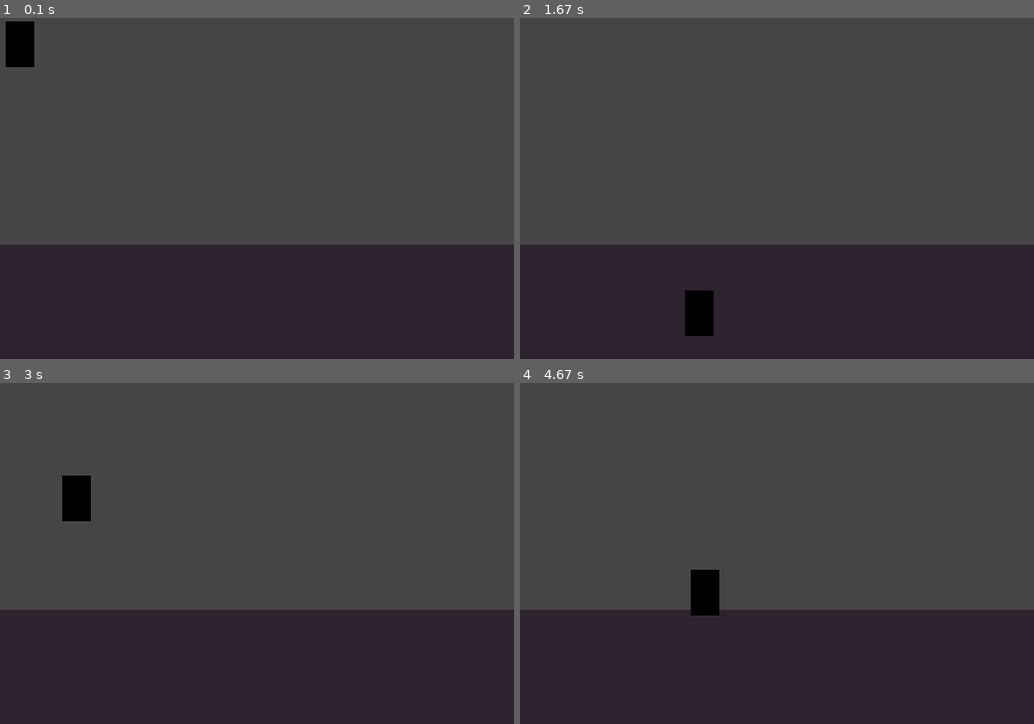
Above: before the commit, frames 1-4 (two rows, left to right).
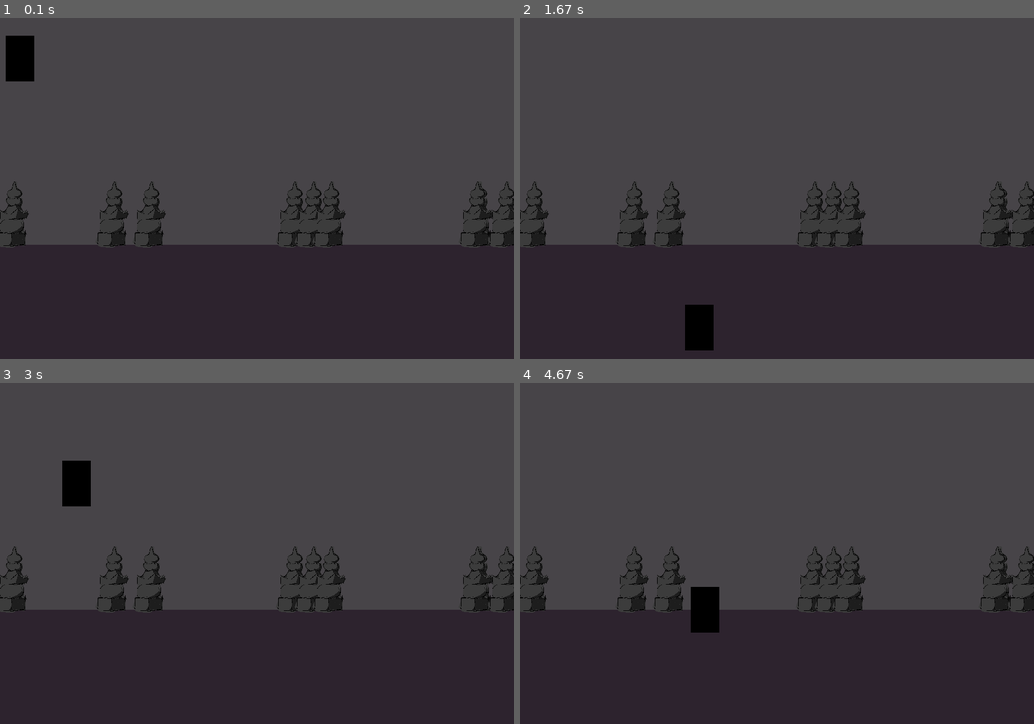
Above: after the commit, the same moments.

Repository: Lekitio/Pygame-first-game
Game: pygame game, started from main tutorial.py
The game is run twice, just before and just after one commit, with the same random seed, the same clock (stepped at 60 frames per second) and the same inputs.
Inputs:
- Up to frame 1 (0.1 s): no input
- Up to frame 2 (1.67 s): tap Space at 0.33 s; hold Right 0.67-1.13 s; hold Right 1.17-1.63 s
- Up to frame 3 (3 s): hold Left 1.67-2.2 s; hold Left 2.23-2.63 s; hold Right from 2.67 s (still down)
- Up to frame 4 (4.67 s): release Right at 3.3 s; hold Left 3.33-3.8 s; hold Right 3.83-4.3 s; hold Right from 4.33 s (still down)

The runs differ from the first frame. In frame 1, 2.4% of the frame differs, in the area x 0-100%, y 1-68%; in frame 2, 2.4%; in frame 3, 2.4%; in frame 4, 2.5%, in the area x 0-100%, y 47-74%.

Commit message:
Wow first game art and a objects class thats lowkey scuffed at the moment but shhhh

Diff:
--- a/main tutorial.py
+++ b/main tutorial.py
@@ -1,4 +1,6 @@
 import pygame
+from os.path import join
+from random import randint
 
 pygame.init()
 #"gets pygame started up"
@@ -38,25 +40,54 @@
         h = 80
         self.image = pygame.Surface((w, h))
         self.rect = self.image.get_frect(topleft = (10,10))
-        self.direction = pygame.math.Vector2(1, -1) #2d
+        self.direction = pygame.math.Vector2(1, 1) #defult
         self.speed = 300
 
     def update(self):
         #update() will run this
         keys = pygame.key.get_pressed() #this is a dictionary of all the keys
         self.direction.x = keys[pygame.K_RIGHT]-keys[pygame.K_LEFT] #this jsut turns True -> 1, crazy
-        player.rect.center += player.direction * player.speed * delta_time #can control speed
+        self.rect.center += self.direction * self.speed * delta_time #can control speed
         in_frame_checker(player, height, width) #makes sure its in frame
+
+        recent_keys = pygame.key.get_just_pressed()
+        if recent_keys[pygame.K_SPACE]:
+            print("pew")
+
+class Object1(pygame.sprite.Sprite):
+    def __init__(self, group, image):
+        super().__init__(group)
+        #question if you grandparent gets updated then do you also update
+        # self.image = pygame.image.load(join("images", "Japanese_rock_pillar1.png")).convert_alpha()
+        #import every time, inefficient time
+
+        self.image = image
+
+        self.image = pygame.transform.scale(self.image, (100, 150))
+        #bahahahhahaha you can squish the import
+        # self.rect = self.image.get_bounding_rect() This is what i should use honestly OR just fix the art from the beginning
+        self.rect = self.image.get_frect(midbottom = (randint(0, width), ground.top + 30))
+        # its currently transparent so i need to move it down, hardcoded
+
+
 all_sprites = pygame.sprite.Group()
 #holds and manages all sprites, grand master
 
-player = Player(all_sprites)
-
 grey = (71, 68, 72)
 #colors the screen main_display.fill(grey). But i wanna do it constantly so into the game
 
-
+#Makes the floor rectangle
 floor_color = (45, 35, 46)
+ground = pygame.Rect(0, 400, 900, 500)
+
+
+#creating objects, order matter.
+#   created first -> gets covered
+japanese_pillar_1_surf = pygame.image.load(join("images", "Japanese_rock_pillar1.png")).convert_alpha()
+for i in range(10):
+    Object1(all_sprites, japanese_pillar_1_surf)
+player = Player(all_sprites)
+
 # pygame.FRect((0, 520), (900, 300))
 you_wanna_learn = False
 if you_wanna_learn:
@@ -66,25 +97,13 @@
     #for storing coordinates
 
 
-#Making the player
-
-# player_color = (241, 240, 234) #not used
-# w = 50
-# h = 80
-# player = pygame.Surface((w, h))
-
-# #another use of rectangle is knowing player pos
-# # player_rect = player.get_frect(topleft = (10,10))
-# # player_direction = pygame.math.Vector2(1, -1) #2d
-# # player_speed = 300
-
 #load images FUTURE FIX
 # bg = pygame.image.load("C:\Users\Hanna\Pictures\Screenshots\Screenshot2026-01-17223534.png")
 #ok nvm that didnt work. One way: Be in the code folder
 #convertion for higher framerate, .convert() if no transparency, .convert_alpha() if transparent pixels
 
 frames = 60
-i = 0
+# i = 0
 running = True
 while running:
     delta_time = clock.tick(frames)/1000
@@ -103,22 +122,8 @@
         #pygame.key
         #pygame.mouse
     main_display.fill(grey)
-    ground = pygame.draw.rect(main_display, floor_color, [0, 400, 900, 300]) #rect has other benefits too
-    # main_display.blit(player, player_rect) #this is our player
-
-    #check if in frame?
-    # if player.rect.bottom >= height:
-    #     player.rect.bottom = height
-    #     player.direction.y *= -1
-    # if player.rect.top <= 0:
-    #     player.rect.top = 0 #gets rid of pesky bugs
-    #     player.direction.y *= -1
-    # if player.rect.right >= width:
-    #     player.rect.right = width
-    #     player.direction.x *= -1
-    # if player.rect.left <= 0:
-    #     player.rect.left = 0
-    #     player.direction.x *= -1
+    # pygame.Surface.blit(ground)
+    pygame.draw.rect(main_display, floor_color, ground) #i draw rect here but define rect outside
 
     #event loop
     if you_wanna_learn: #info about event actions
@@ -131,16 +136,10 @@
     for event in queue: #in here you check for all input
         if event.type == pygame.QUIT:
             running = False
-        # if event.type == pygame.KEYDOWN: #checks if anything is pressed
-        #     if event.key == pygame.K_a:
-        #         print(1)
-        # if event.type == pygame.MOUSEMOTION:
-        #     player_rect.center = event.pos
-        #downsidechecks it once, only checks for the action of something
 
     # input()
     if you_wanna_learn:
-        pass
+        pass #moved it into a sprite
         # https://www.pygame.org/docs/ref/key.html
         # print(pygame.mouse.get_pressed()) or [0]
         # if pygame.mouse.get_pressed()[0]:
@@ -152,16 +151,20 @@
 
         #if you wanna go up and down too diagonals need this fix
         # player_rect.center += player_direction.normalize() if player_direction else player_direction
-    # keys = pygame.key.get_pressed() #this is a dictionary of all the keys
-    # player_direction.x = keys[pygame.K_RIGHT]-keys[pygame.K_LEFT] #this jsut turns True -> 1, crazy
-    # if keys[pygame.K_RIGHT]:
-    #     player_direction.x = 1
-    # else:
-    #     player_direction.x = 0
-
-    recent_keys = pygame.key.get_just_pressed()
-    if recent_keys[pygame.K_SPACE]:
-        print("pew")
+        # keys = pygame.key.get_pressed() #this is a dictionary of all the keys
+        # player_direction.x = keys[pygame.K_RIGHT]-keys[pygame.K_LEFT] #this jsut turns True -> 1, crazy
+        # if keys[pygame.K_RIGHT]:
+        #     player_direction.x = 1
+        # else:
+        #     player_direction.x = 0
+        # if event.type == pygame.KEYDOWN: #checks if anything is pressed
+        #     if event.key == pygame.K_a:
+        #         print(1)
+        # if event.type == pygame.MOUSEMOTION:
+        #     player_rect.center = event.pos
+        #downsidechecks it once, only checks for the action of something
+
+
 
 
     all_sprites.draw(main_display)
@@ -174,11 +177,26 @@
     pygame.display.update()
     #updates background every loop
 
-    if you_wanna_learn: #my mistakes
+    if you_wanna_learn: #my mistakes and previous deleted code
         pass
         # if pygame.event.get() == pygame.QUIT:
         #     this wont work since pygame.event.get() returns a list and pygame.QUIT is an "element"
         #     break
 
+        # main_display.blit(player, player_rect) #this is our player
+
+        #check if in frame?
+        # if player.rect.bottom >= height:
+        #     player.rect.bottom = height
+        #     player.direction.y *= -1
+        # if player.rect.top <= 0:
+        #     player.rect.top = 0 #gets rid of pesky bugs
+        #     player.direction.y *= -1
+        # if player.rect.right >= width:
+        #     player.rect.right = width
+        #     player.direction.x *= -1
+        # if player.rect.left <= 0:
+        #     player.rect.left = 0
+        #     player.direction.x *= -1
 
 pygame.quit()
--- a/test.py
+++ b/test.py
@@ -1,4 +1,7 @@
 import pygame
+#I've downloaded the pygame-ce version (community edition)
+#https://pypi.org/project/pygame-ce/
+
 
 print("yay")
 print(pygame.version.ver)
Not shown, changed: README.md
Binary file added: images/Japanese_rock_pillar1.png
